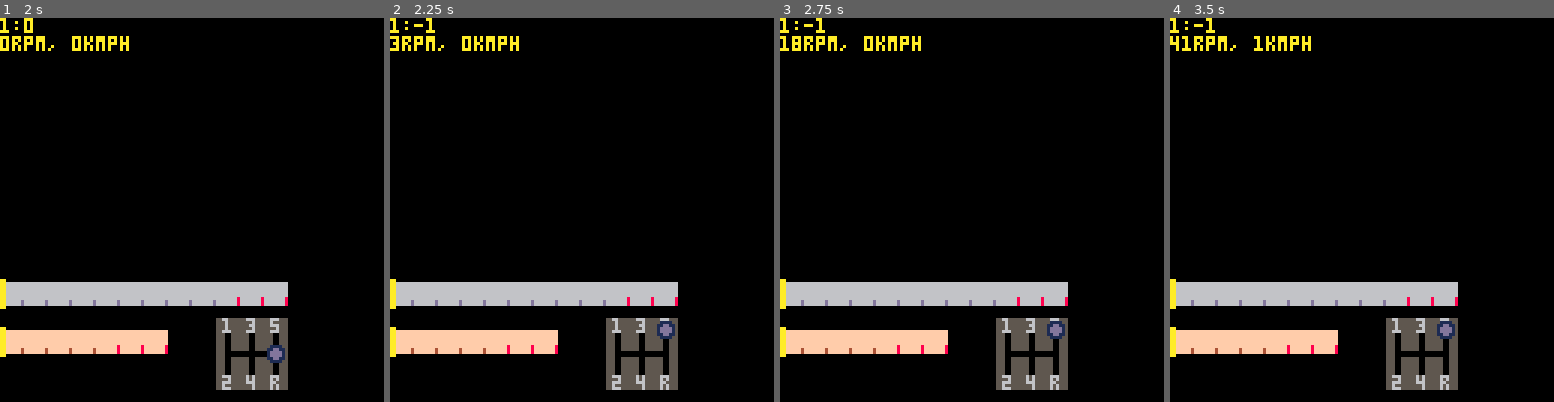
Above: before the commit, frames 1-4 (left to right).
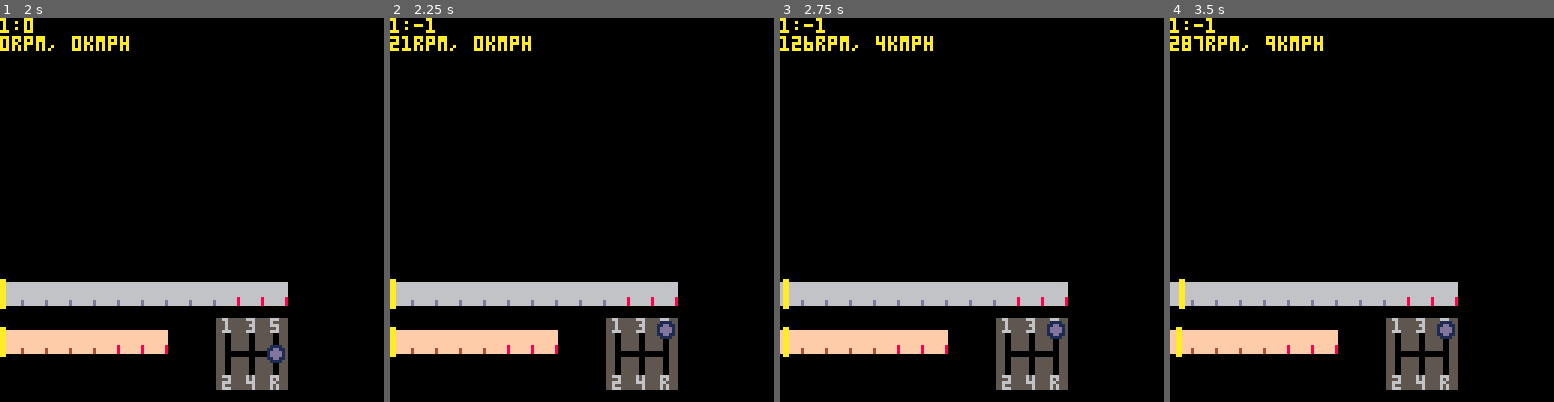
Above: after the commit, the same moments.

Repository: VedVid/PICOdrag
Game: PICO-8 cartridge picodrag.p8
The game is run twice, just before and just after one commit, with the same random seed, the same clock (stepped at 60 frames per second) and the same inputs.
Inputs:
- Up to frame 1 (2 s): hold Right from 1.6 s (still down)
- Up to frame 2 (2.25 s): release Right at 2.1 s; hold Up from 2.15 s (still down)
- Up to frame 3 (2.75 s): release Up at 2.42 s; hold Right from 2.47 s (still down)
- Up to frame 4 (3.5 s): release Right at 3.03 s; hold Left from 3.08 s (still down)

Frame 1 is identical in both runs. In frame 2, 0.4% of the frame differs, in the area x 0-37%, y 4-9%; in frame 3, 0.6%; in frame 4, 1.0%, in the area x 0-40%, y 4-89%.

Commit message:
Fixed missing return statement

Diff:
--- a/picodrag.p8
+++ b/picodrag.p8
@@ -306,7 +306,7 @@
 -- cars and related math
 
 function make_car()
- return make_abarth()
+ return make_honda()
 end
 
 function make_honda()
@@ -366,6 +366,7 @@
  car.previous_gear = 0
  car.current_rpm = 0
  car.current_speed = 0
+ return car
 end
 
 function make_abarth()
